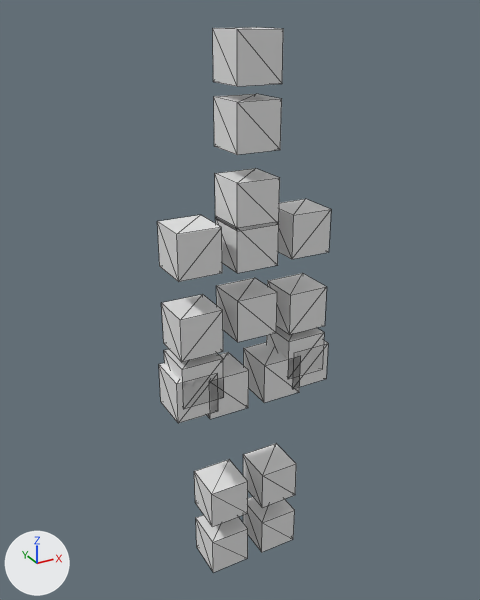
What one commit did to the glTF model games/chronoforge-dawn/docs/phase2-retry/.gate/canonical.glb.
Rendered twice from a camera (50 mm lens) standing at (-0.909, -1.612, 1.768) and looking at (0.0, 0.041, 0.942). The axes (+X, +Y, +Z) are drawn at lower left. The lights are the same throughout. The older version comes first. Mesh edges are drawn as thin lines. Vertices at exactly the same position are counted once.

Names of what the first picture shows: 'FixtureBody'.
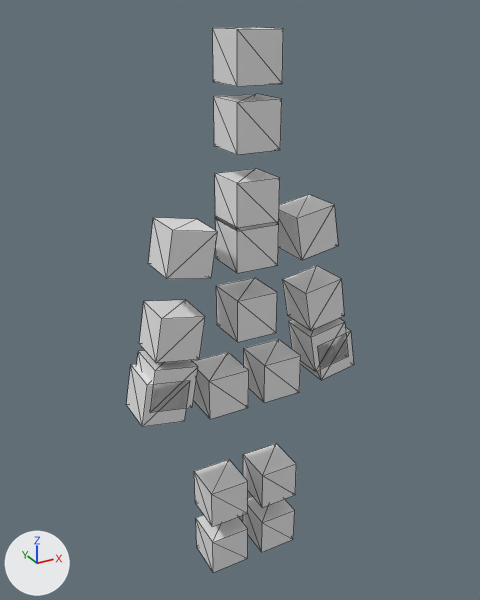
Location of each change, (x1, y1, x2, y2) in pixels of the pictures (480 x 600 px; the box of a moved part takes in the faces that stretch with it):
'FixtureBody', reshaped (31% wider)
    before: (157, 27, 331, 572)
    after: (126, 27, 354, 572)
part 1 of me_cube_001, moved or reshaped
    before: (278, 199, 331, 259)
    after: (278, 195, 338, 260)
part 2 of me_cube_001, moved or reshaped
    before: (267, 273, 327, 335)
    after: (282, 266, 344, 331)
part 3 of me_cube_001, moved or reshaped
    before: (266, 326, 324, 379)
    after: (288, 318, 348, 372)
part 4 of me_cube_001, moved or reshaped
    before: (292, 340, 328, 389)
    after: (301, 328, 354, 380)
part 5 of me_cube_001, moved or reshaped
    before: (157, 215, 222, 282)
    after: (148, 218, 218, 279)
part 6 of me_cube_001, moved or reshaped
    before: (161, 294, 223, 362)
    after: (139, 300, 205, 363)
part 7 of me_cube_001, moved or reshaped
    before: (164, 349, 224, 408)
    after: (137, 351, 198, 413)
part 8 of me_cube_001, moved or reshaped
    before: (159, 363, 218, 423)
    after: (126, 364, 190, 427)

The change in detail:
me_cube_001 is used by ob_fixturebody; location (0.0, 0.0, 0.0).
me_cube_001 had 152 vertices, 228 faces and spanned x -0.27..0.27, y -0.07..0.07, z 0.0..1.72.
me_cube_001 now has 152 vertices, 228 faces and spans x -0.38..0.38, y -0.07..0.07, z 0.0..1.72.
me_cube_001 part 1: the loose piece of 8 vertices spanning x 0.11..0.25, y -0.07..0.07, z 1.09..1.22 is turned -10 degrees about the y axis through its middle, then moved by (0.02, 0.0, 0.0).
me_cube_001 part 2: the loose piece of 8 vertices spanning x 0.11..0.25, y -0.07..0.07, z 0.84..0.97 is turned -10 degrees about the y axis through its middle, then moved by (0.07, 0.0, 0.01).
me_cube_001 part 3: the loose piece of 8 vertices spanning x 0.11..0.25, y -0.07..0.07, z 0.68..0.82 is turned -10 degrees about the y axis through its middle, then moved by (0.09, 0.0, 0.01).
me_cube_001 part 4: the loose piece of 8 vertices spanning x 0.13..0.27, y -0.07..0.07, z 0.64..0.77 is turned -10 degrees about the y axis through its middle, then moved by (0.1, 0.0, 0.01).
me_cube_001 part 5: the loose piece of 8 vertices spanning x -0.25..-0.11, y -0.07..0.07, z 1.09..1.22 is turned 10 degrees about the y axis through its middle, then moved by (-0.02, 0.0, 0.0).
me_cube_001 part 6: the loose piece of 8 vertices spanning x -0.25..-0.11, y -0.07..0.07, z 0.84..0.97 is turned 10 degrees about the y axis through its middle, then moved by (-0.07, 0.0, 0.01).
me_cube_001 part 7: the loose piece of 8 vertices spanning x -0.25..-0.11, y -0.07..0.07, z 0.68..0.82 is turned 10 degrees about the y axis through its middle, then moved by (-0.09, 0.0, 0.01).
me_cube_001 part 8: the loose piece of 8 vertices spanning x -0.27..-0.13, y -0.07..0.07, z 0.64..0.77 is turned 10 degrees about the y axis through its middle, then moved by (-0.1, 0.0, 0.01).
